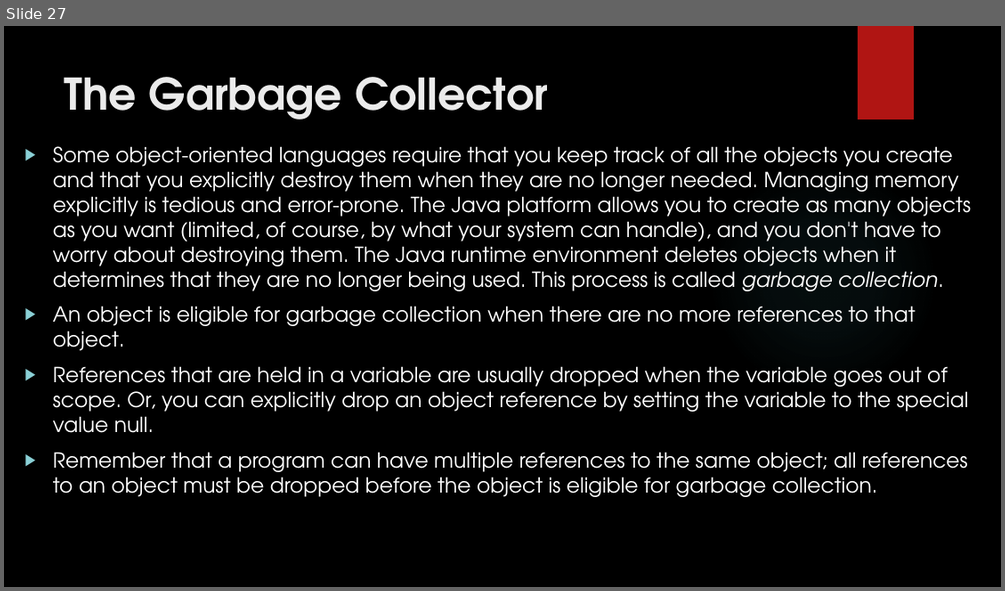
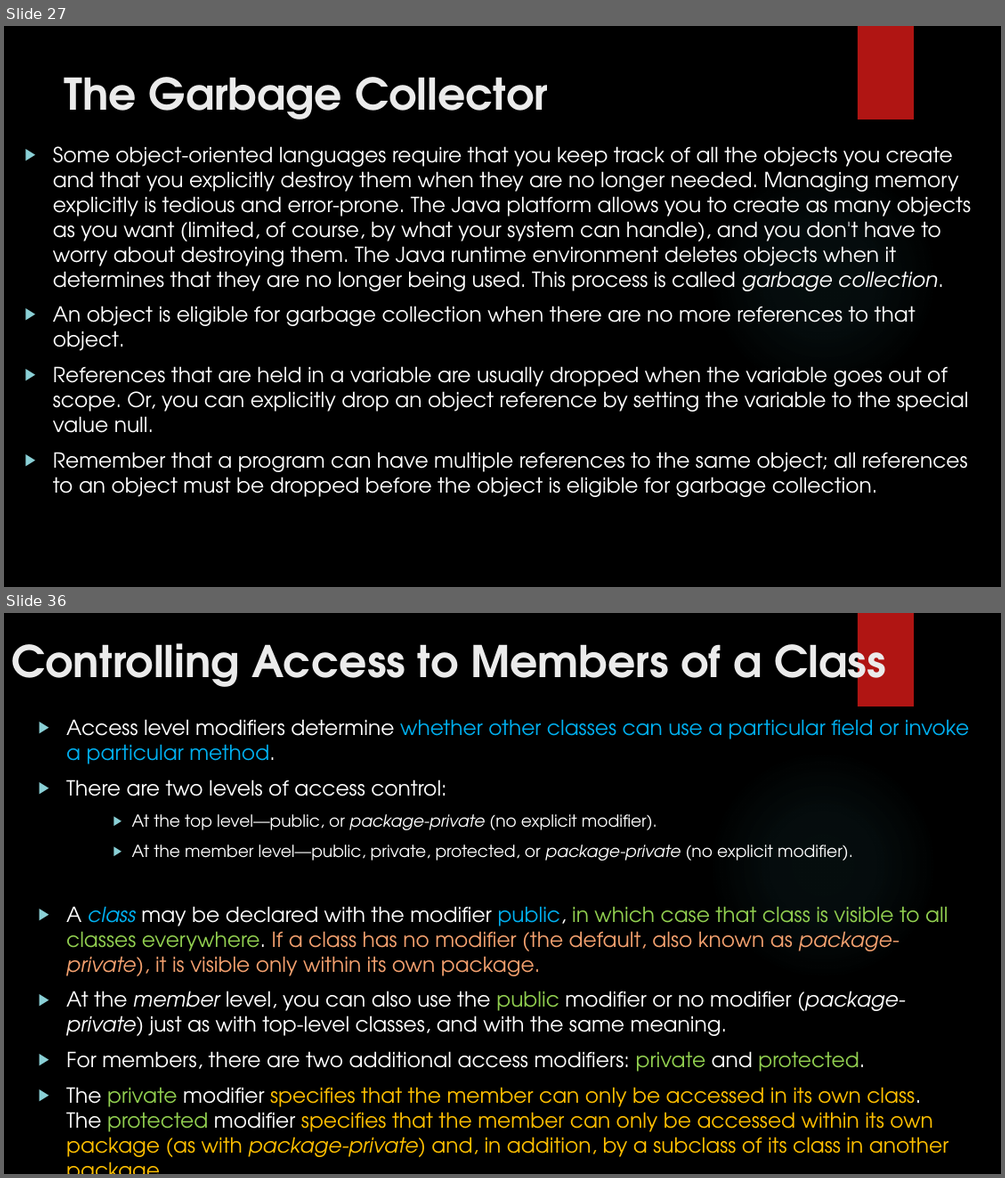
Before and after one commit to sekhar12333/Java_ppts, a slide deck: 04_10_2018/Classes.pptx. Shown one above the other, each under a label of ours: slide 27 before the commit, slides 27 and 36 after it; the slides between them are not shown. The pictures are 1005x591 and 1005x1178 pixels, drawn with LibreOffice and Linux fonts; fonts in the diff are those of the drawing; background and template pictures are left out. Boxes give left, top, right and bottom in pixels: in the first picture for what was removed or moved away, otherwise in the second. Text is boxed around its words. In the diff, an @@ line names an element or a change of style, - is before the commit and + after.

```diff
--- a/04_10_2018/Classes.pptx
+++ b/04_10_2018/Classes.pptx
@@ slide 36 added at [4, 613, 1001, 1174], background picture (left out); not listed: 2 template elements that a slide beside it also shows @@
@@ title added at [11, 630, 885, 696], 42 pt, text #EBEBEB, bold @@
+Controlling Access to Members of a Class
@@ text added at [66, 719, 969, 1162], 20 pt, text #FFFFFF @@
+▶ Access level modifiers determine whether other classes can use a particular field or invoke a particular method.
+▶ There are two levels of access control:
+    ▶ At the top level—public, or package-private (no explicit modifier).
+    ▶ At the member level—public, private, protected, or package-private (no explicit modifier).
+▶ A class may be declared with the modifier public, in which case that class is visible to all classes everywhere. If a class has no modifier (the default, also known as package-private), it is visible only within its own package.
+▶ At the member level, you can also use the public modifier or no modifier (package-private) just as with top-level classes, and with the same meaning.
+▶ For members, there are two additional access modifiers: private and protected.
+▶ The private modifier specifies that the member can only be accessed in its own class. The protected modifier specifies that the member can only be accessed within its own package (as with package-private) and, in addition, by a subclass of its class in another package.
```
Also in this commit, not shown: 26 other slides added.
